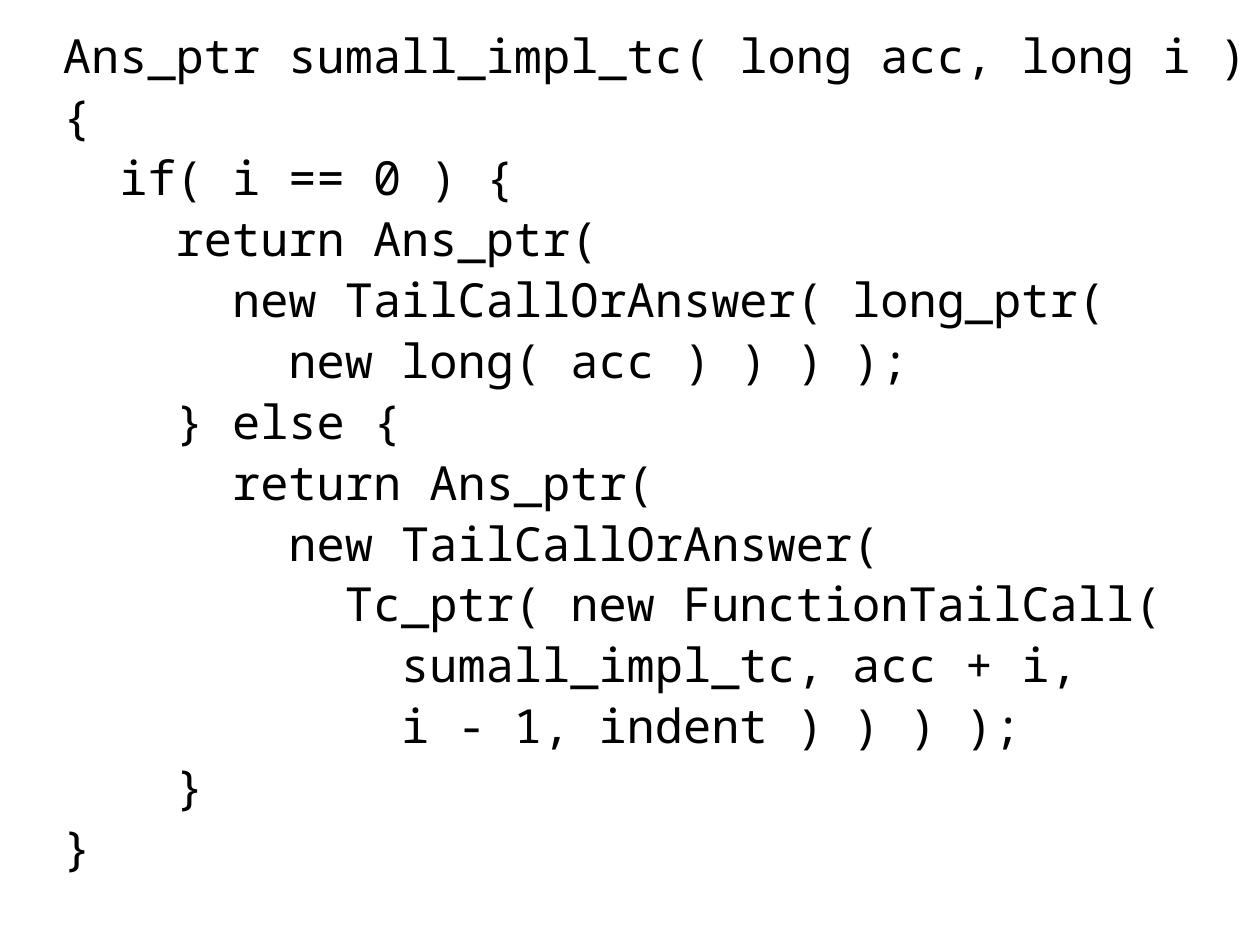
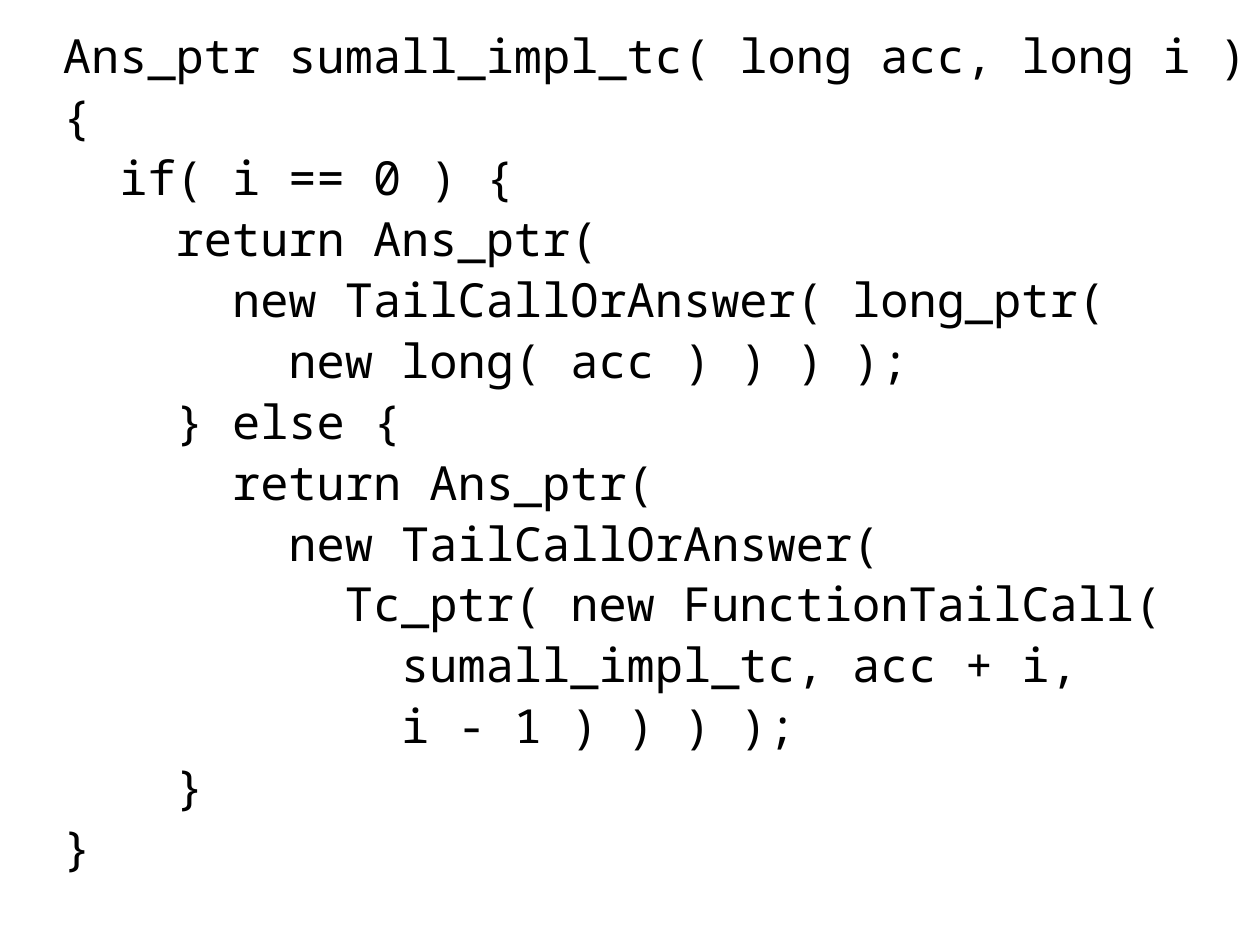
Before and after one commit to andybalaam/tail-call-opt-in-cpp, a slide deck: slide 10 of andybalaam-tailcall.odp. Drawn at 1260x945 pixels with LibreOffice and Linux fonts; fonts in the diff are those of the drawing. Boxes give left, top, right and bottom in pixels: in the first picture for what was removed or moved away, otherwise in the second. Text is boxed around its words. In the diff, an @@ line names an element or a change of style, - is before the commit and + after.

```diff
--- a/andybalaam-tailcall.odp
+++ b/andybalaam-tailcall.odp
@@ text at (x1=401, y1=707, x2=542, y2=743): text changed @@
-i - 1, indent ) ) ) );
+i - 1 ) ) ) );
```
Also in this commit, not shown: 4 other slides changed, 1 other file.
